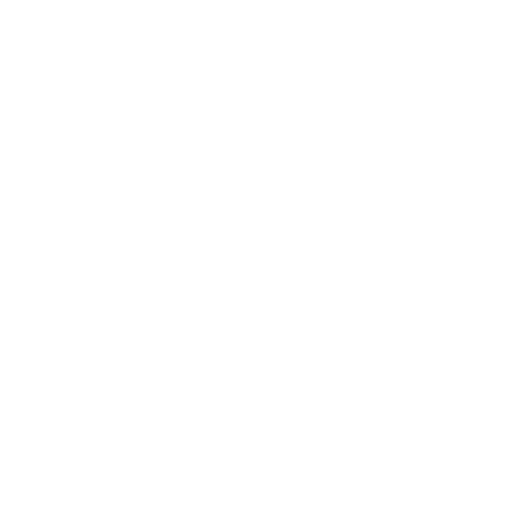
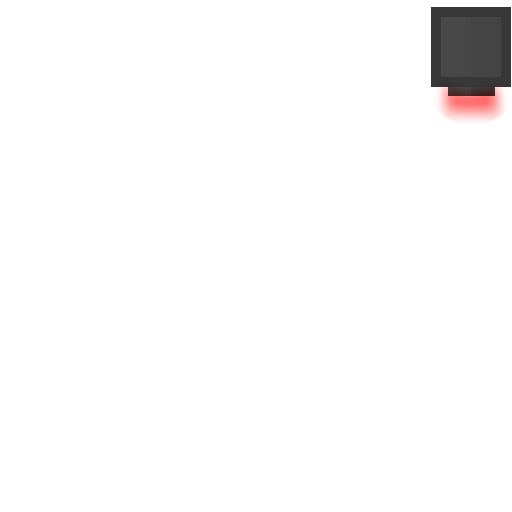
Comparing the layer stacks of the two 512x512 images. Changes:
hid group "Solid Cross Round" (6 layers) over [431, 12, 500, 125]
added group "Traffic Light0" with 8 layers above "Strip Stop0" over [431, 7, 511, 125]
added layer "red" in group "Traffic Light0" over [432, 73, 511, 125]
added group "Traffic Light" with 5 layers in group "Traffic Light0" over [431, 7, 511, 96]
added layer "Прямоугольник 2 копия 3" in group "Traffic Light" over [471, 87, 495, 96]
added layer "Прямоугольник 2 копия 2" in group "Traffic Light" over [448, 87, 495, 96]
added layer "Прямоугольник 2 копия 4" in group "Traffic Light" over [471, 17, 501, 77]
added layer "Прямоугольник 2 копия" in group "Traffic Light" over [441, 17, 501, 77]
added layer "Прямоугольник 2" in group "Traffic Light" over [431, 7, 511, 87]
